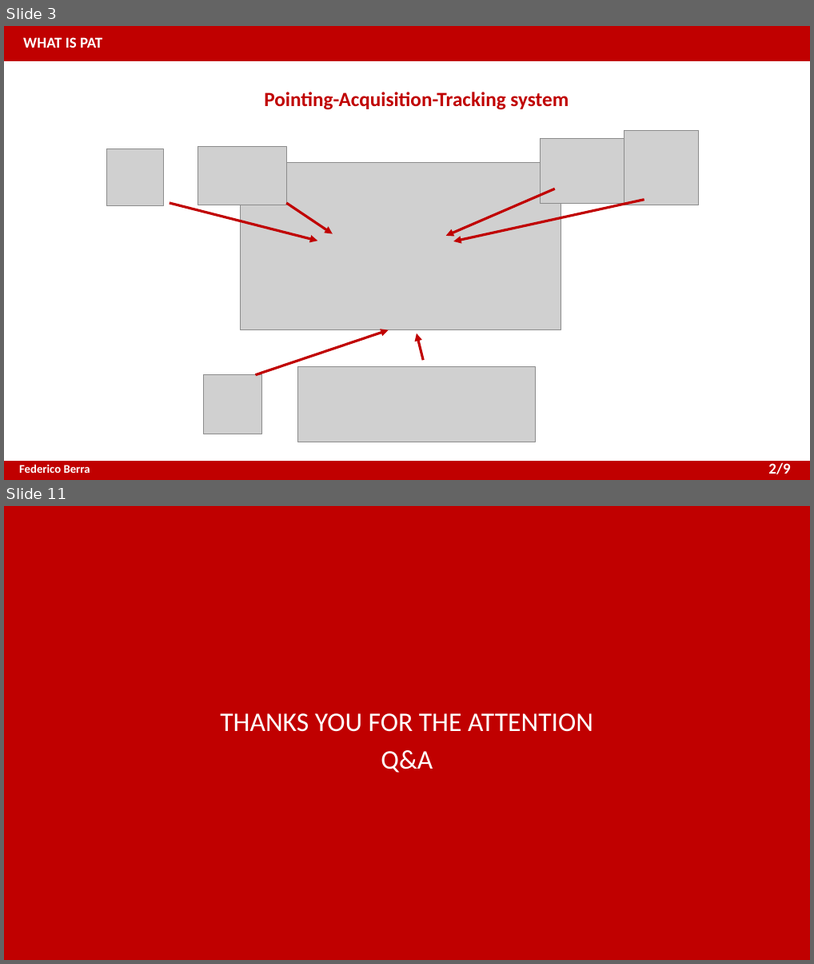
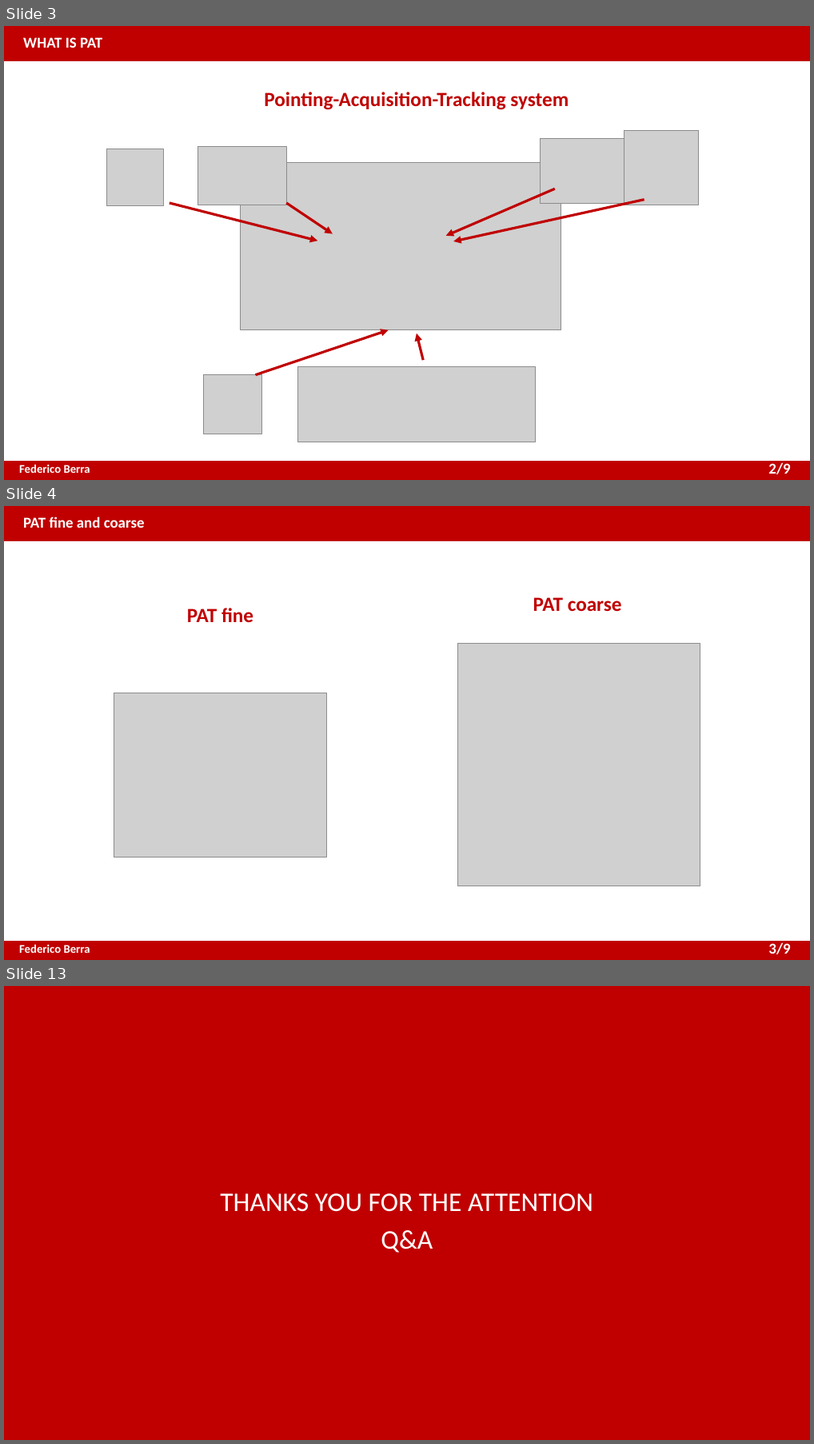
Before and after one commit to XaBerr/tesi-magistrale, a slide deck: presentazione_EN.pptx. Shown one above the other, each under a label of ours: slides 3 and 11 before the commit, slides 3, 4 and 13 after it; the slides between them are not shown. The pictures are 814x964 and 814x1444 pixels, drawn with LibreOffice and Linux fonts; fonts in the diff are those of the drawing; grey boxes stand for pictures. Boxes give left, top, right and bottom in pixels: in the first picture for what was removed or moved away, otherwise in the second. Text is boxed around its words. In the diff, an @@ line names an element or a change of style, - is before the commit and + after.

```diff
--- a/presentazione_EN.pptx
+++ b/presentazione_EN.pptx
@@ slide 4 added at (4,506,810,960), background #FFFFFF; not listed: 4 template elements that a slide beside it also shows @@
@@ text added at (23,516,145,528), 18 pt, text #FFFFFF, bold @@
+PAT fine and coarse
@@ text added at (534,597,622,612), 24 pt, text #C00000, bold @@
+PAT coarse
@@ text added at (187,608,254,622), 24 pt, text #C00000, bold @@
+PAT fine
@@ picture added at (458,644,700,886) @@
@@ picture added at (114,693,326,856) @@
@@ text added at (769,942,790,954), 18 pt, text #FFFFFF, bold @@
+3/9
@@ what was slide 11 is now slide 13 @@
```
Also in this commit, not shown: 6 slides changed, 3 other slides added, 4 slides removed, 2 other files.
